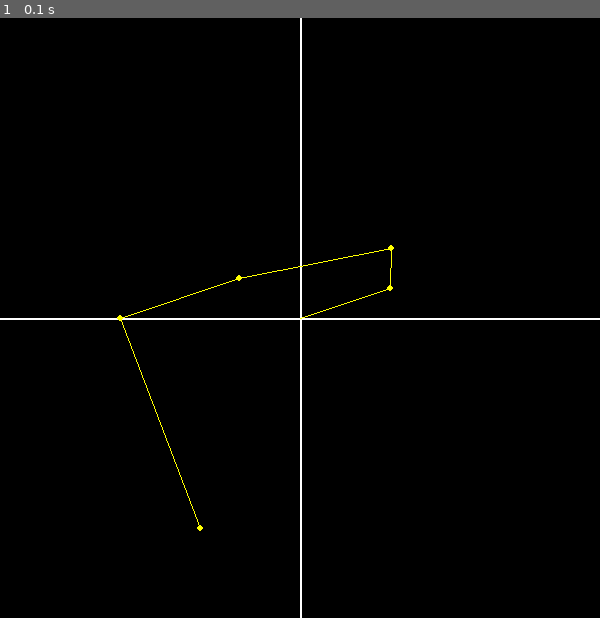
Above: before the commit, frame 1.
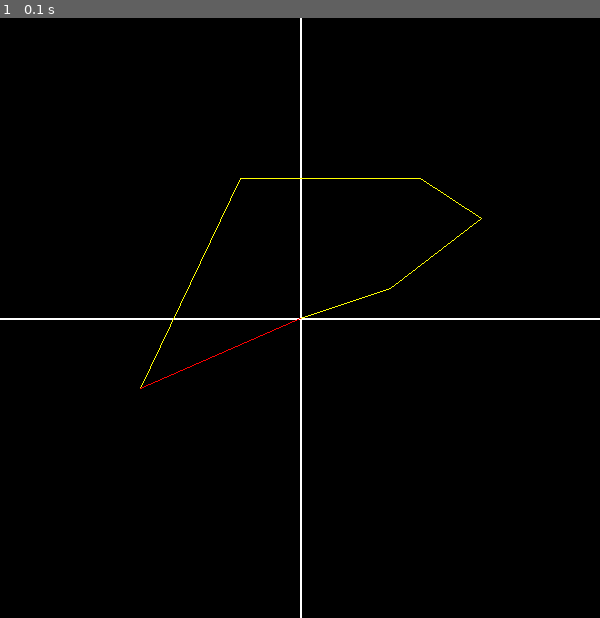
Above: after the commit, the same moment.

Repository: osoriodiego-utp/UTP-Grafica
Game: pygame game, started from 2020/M2/ejercicio.py
Same seed, same stepped clock (60 frames per second), same inputs: the game is played once before the commit and once after it.
Inputs:
- Up to frame 1 (0.1 s): no input

The runs differ from the first frame. In frame 1, 0.4% of the frame differs, in the area x 19-81%, y 26-86%.

Commit message:
ejercicio con coordenadas terminado

Diff:
--- a/2020/M2/ejercicio.py
+++ b/2020/M2/ejercicio.py
@@ -5,7 +5,7 @@
 import sys, math
 import pygame
 from pygame.locals import *
-# import numpy as np
+import numpy as np
 
 from color import *
 
@@ -50,8 +50,7 @@
 
 
 # recorrido = [(9.40, 3.42), (9.71, 7.05), (-6.93, 4.00), (-18.00, 0.00), (-10.50, -21.26)]
-recorrido = [(00.00, 00.00), (90.40, 30.42), (90.71, 70.05), (-60.93, 40.00), (-180.00, 00.00), (-100.50, -210.26)]
-
+recorrido = [(90.40, 30.42), (90.71, 70.05), (-60.93, 40.00), (-180.00, 00.00), (-100.50, -210.26)]
 
 while True:
 
@@ -63,14 +62,24 @@
     pygame.draw.line(ventana, color.blanco, (CX, 0), (CX, Y), 2)
     pygame.draw.line(ventana, color.blanco, (0, CY), (X, CY), 2)
 
-    # for pos in recorrido:
-        # draw_punto(to_cart(pos))
-    #     print (pos)
+    # Recorrido
+    # for i in range(0, len(recorrido)-1):
+    #     pygame.draw.line(ventana, color.amarillo, to_cart(recorrido[i]), to_cart(recorrido[i+1]), 1)
+    #     draw_punto(to_cart(recorrido[i+1]))
+    #     print(recorrido[i])
 
-    for i in range(0, len(recorrido)-1):
-        pygame.draw.line(ventana, color.amarillo, to_cart(recorrido[i]), to_cart(recorrido[i+1]), 1)
-        draw_punto(to_cart(recorrido[i+1]))
-        print(recorrido[i])
+    pos_i = (0.0, 0.0)
+    for i in range(0, len(recorrido)):
+        pos_f = (pos_i[0]+recorrido[i][0], pos_i[1] + recorrido[i][1])
+
+        pygame.draw.line(ventana, color.amarillo, to_cart(pos_i), to_cart(pos_f), 1)
+        # draw_punto(to_cart(recorrido[i+1]))
+        pos_i = pos_f
+        new_pos = ()
+        print(pos_i)
+
+    # Vector resultado
+    pygame.draw.line(ventana, color.rojo, to_cart((0,0)), to_cart((-160.30, -70.13)), 1)
 
     pygame.display.flip()
 
Binary file added: 2020/M2/ejercicio_result.jpg
